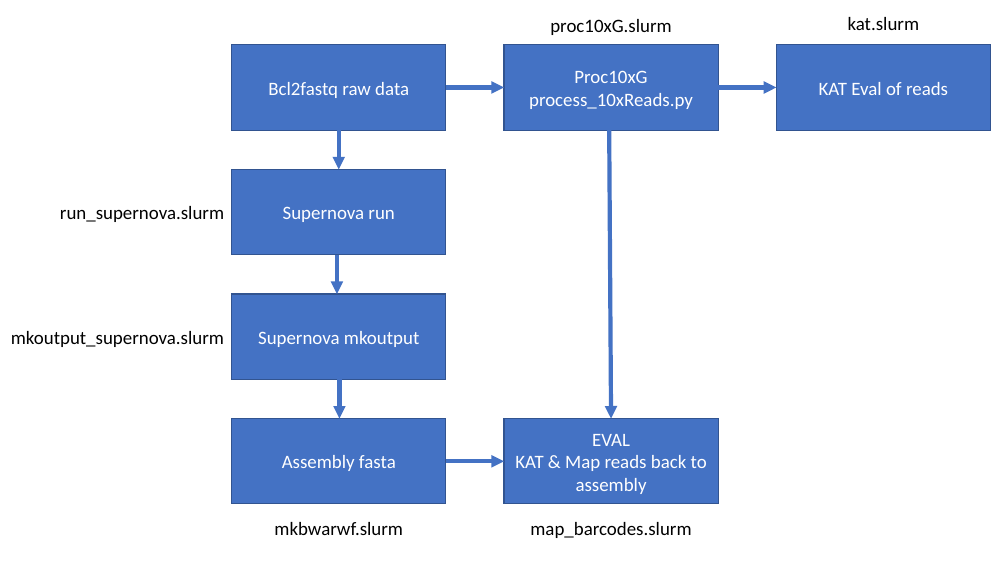
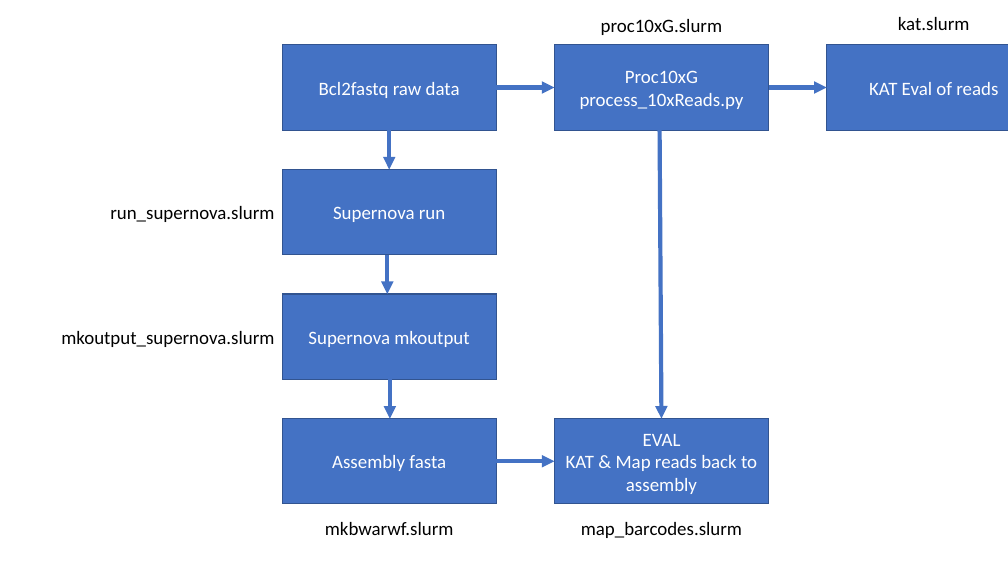
Before and after one commit to ucdavis-bioinformatics-training/2018-Dec-Genome-Assembly, a slide deck: slide 1 of 10x-supernova/images/workflow.pptx. Drawn at 1008x567 pixels with LibreOffice and Linux fonts; fonts in the diff are those of the drawing. Boxes give left, top, right and bottom in pixels: in the first picture for what was removed or moved away, otherwise in the second. Text is boxed around its words. In the diff, an @@ line names an element or a change of style, - is before the commit and + after.

```diff
--- a/10x-supernova/images/workflow.pptx
+++ b/10x-supernova/images/workflow.pptx
@@ 7 rectangles, 7 arrows, 6 texts: place and size @@
-7 rectangles, 7 arrows, 6 texts at (11, 17, 991, 538)
+7 rectangles, 7 arrows, 6 texts at (61, 17, 1008, 538)
```
Also in this commit, not shown: 2 other files.
